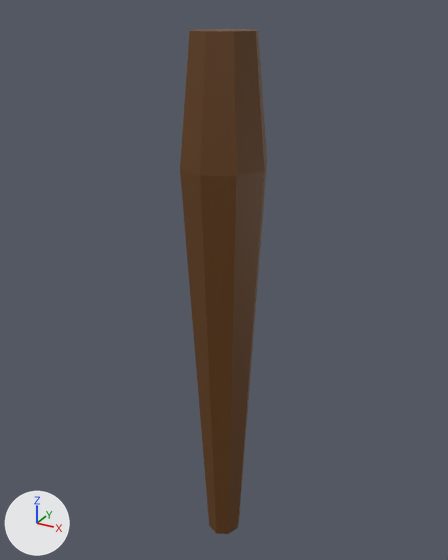
A saved change to the FBX model Assets/Models/Torch.fbx.
The view is the same before and after, from a 50 mm lens placed at (1.151, -4.971, 2.014), pointed at (0.848, -4.418, 1.738). The axes (+X, +Y, +Z) are drawn at lower left. The lights are the same throughout. Where no turn or scale is listed for an object, it has been applied to the vertices.
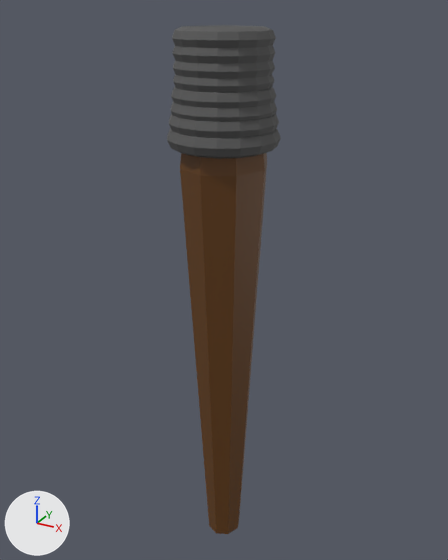
The newer file is also turned or shifted as a whole; pictures and numbers use the older file's frame.

Patch to the scene script:
```diff
--- a/Assets/Models/Torch.fbx.py
+++ b/Assets/Models/Torch.fbx.py
@@ mat_cloth @@
+mat_cloth = principled_material('Cloth')
+mat_cloth.base_color = (0.0908, 0.0908, 0.0908)  # dark grey #555555
+mat_cloth.roughness = 0.744
@@ me_cylinder_002 @@
+me_cylinder_002.from_pydata(...)  # a torus around z (ring radius 0.0385, tube radius 0.0096) spanning x -0.0481..0.0481, y -0.0481..0.0481, z 0.2578..0.2771; a torus around z (ring radius 0.0385, tube radius 0.0096) spanning x -0.0481..0.0481, y -0.0481..0.0481, z 0.2451..0.2643; a torus around z (ring radius 0.0385, tube radius 0.0096) spanning x -0.0481..0.0481, y -0.0481..0.0481, z 0.2324..0.2516; a torus around z (ring radius 0.0385, tube radius 0.0096) spanning x -0.0481..0.0481, y -0.0481..0.0481, z 0.2205..0.2397; a torus around z (ring radius 0.0403, tube radius 0.0101) spanning x -0.0504..0.0504, y -0.0504..0.0504, z 0.2065..0.2267; a torus around z (ring radius 0.0412, tube radius 0.0103) spanning x -0.0515..0.0515, y -0.0515..0.0515, z 0.1936..0.2142; a torus around z (ring radius 0.043, tube radius 0.0107) spanning x -0.0537..0.0537, y -0.0537..0.0537, z 0.1812..0.2027; a torus around z (ring radius 0.0448, tube radius 0.0112) spanning x -0.056..0.056, y -0.056..0.056, z 0.1658..0.1882
+me_cylinder_002.materials.append(mat_cloth)  # dark grey #555555
@@ ob_cylinder_002 @@
+ob_cylinder_002 = bpy.data.objects.new('Cylinder.002', me_cylinder_002)
+ob_cylinder_002.location = (0.855, -4.433, 1.721)
```

Boxes (x1, y1, x2, y2) around the edits, measured in the pictures (448 x 560 px):
'Cylinder.002', added
    after: (167, 25, 281, 159)
